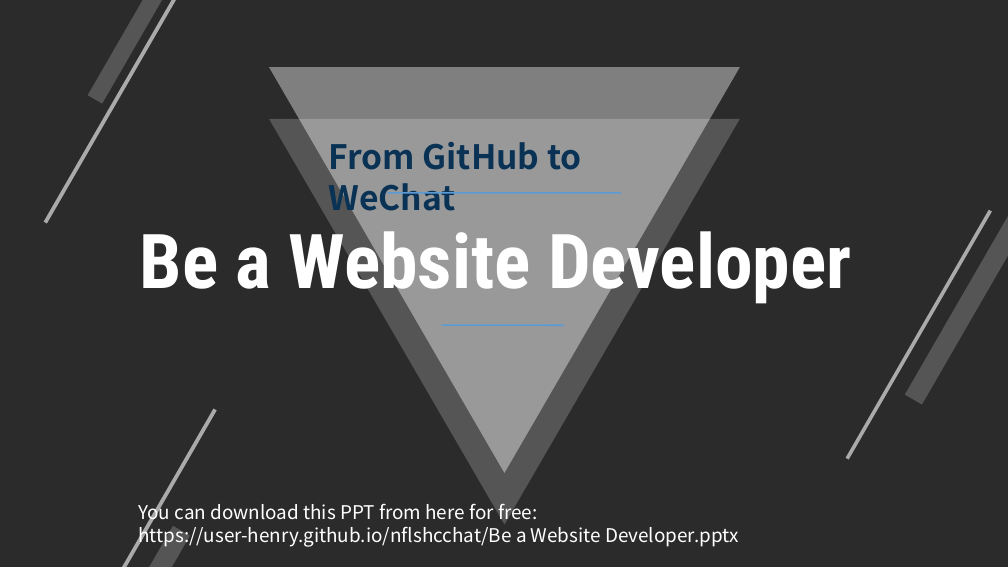
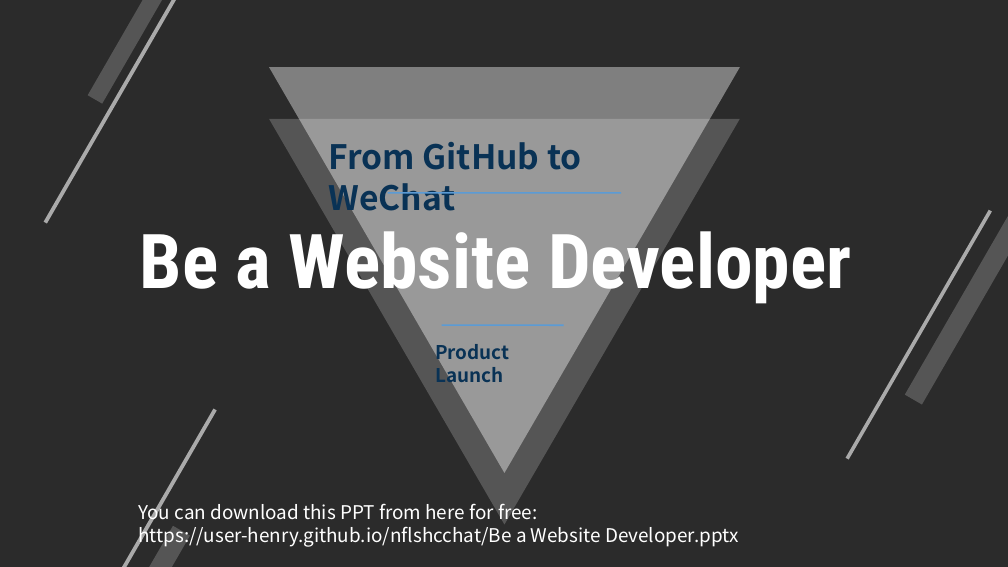
Before and after one commit to user-henry/nflshcchat, a slide deck: slide 2 of Be a Website Developer.pptx. Drawn at 1008x567 pixels with LibreOffice and Linux fonts; fonts in the diff are those of the drawing; background and template pictures are left out; a plain dark background stands for a picture behind light text. Boxes give left, top, right and bottom in pixels: in the first picture for what was removed or moved away, otherwise in the second. Text is boxed around its words. In the diff, an @@ line names an element or a change of style, - is before the commit and + after.

```diff
--- a/Be a Website Developer.pptx
+++ b/Be a Website Developer.pptx
@@ text added at (435,344,509,388), 18 pt, text #093255, bold @@
+Product Launch
```
Also in this commit, not shown: 2 other slides changed, 3 slides added.
